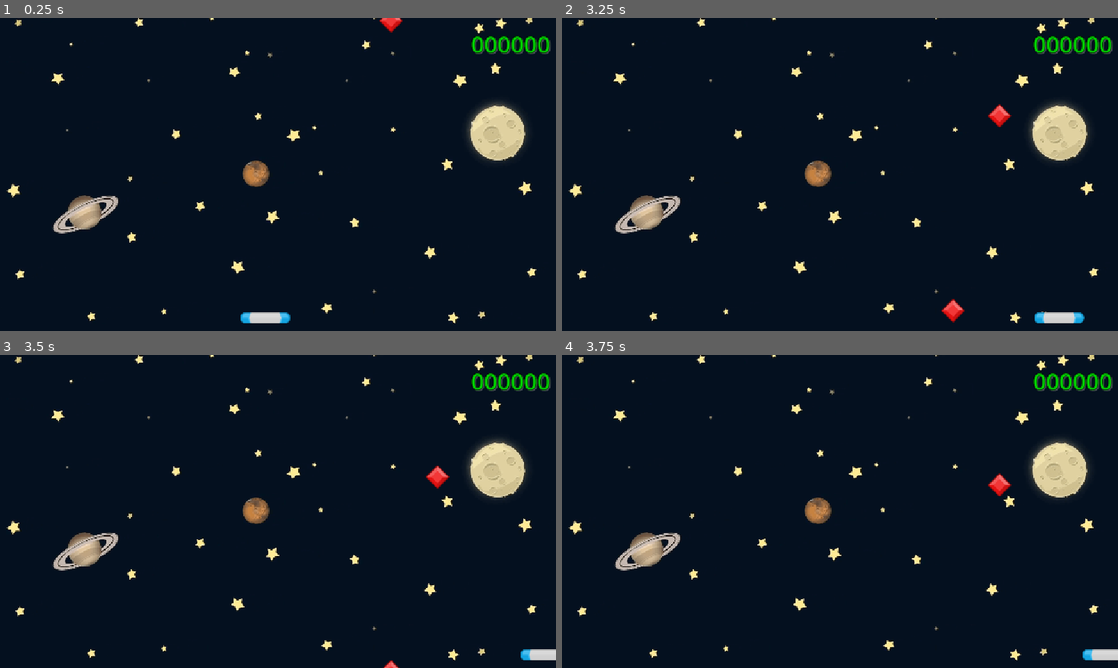
Above: before the commit, frames 1-4 (two rows, left to right).
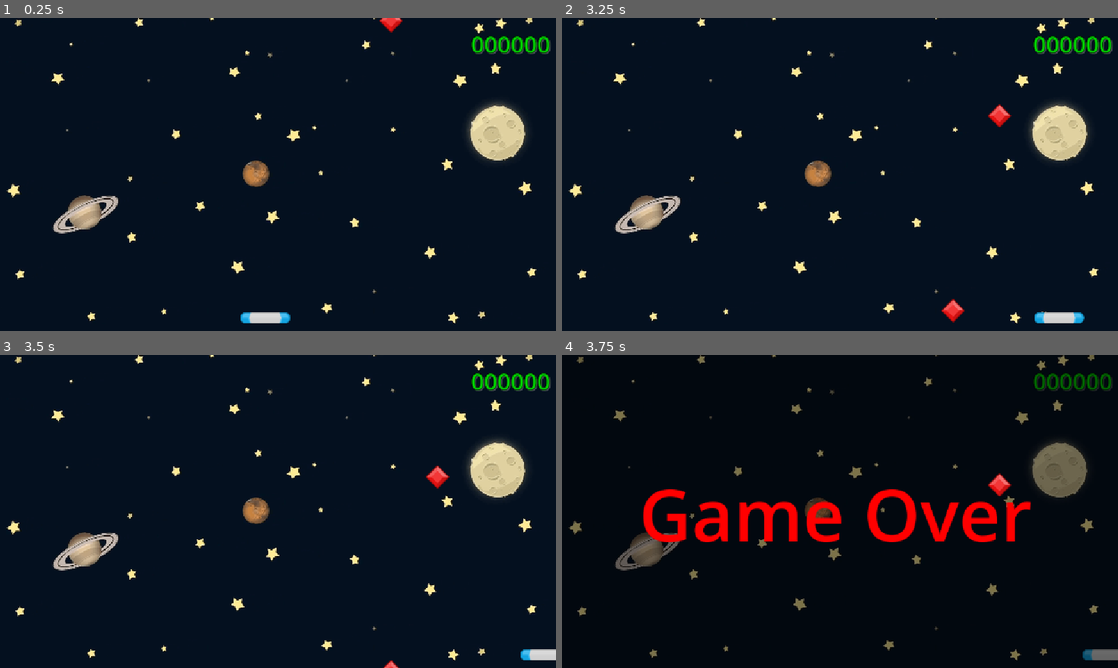
Above: after the commit, the same moments.

Repository: lironexex/gem-catcher
Game: Godot game, scene res://Scenes/Game/Game.tscn
Two runs of this game, one before a commit and one after it. Both use one fixed random seed, a clock stepped at 60 frames per second and the inputs below.
Inputs:
- Up to frame 1 (0.25 s): no input
- Up to frame 2 (3.25 s): hold Right (move_right) 0.53-1.28 s; hold Left (move_left) 1.28-2.03 s; hold Right (move_right) from 2.03 s (still down)
- Up to frame 3 (3.5 s): keep holding Right (move_right)
- Up to frame 4 (3.75 s): release Right (move_right) at 3.53 s; hold Left (move_left) from 3.53 s (still down)

Frames 1-3 are identical in both runs. In frame 4, 8.5% of the frame differs, in the area x 1-100%, y 0-98%.

Commit message:
Added Game over screen

Diff:
--- a/Scenes/Game/Game.tscn
+++ b/Scenes/Game/Game.tscn
@@ -45,5 +45,24 @@
 theme_override_font_sizes/font_size = 48
 text = "000000"
 
+[node name="DarkOverlay" type="ColorRect" parent="."]
+visible = false
+offset_left = -110.0
+offset_top = -46.0
+offset_right = 1198.0
+offset_bottom = 678.0
+color = Color(0, 0, 0, 0.513726)
+
+[node name="GameOverLabel" type="Label" parent="."]
+visible = false
+offset_left = 159.0
+offset_top = 224.0
+offset_right = 973.0
+offset_bottom = 429.0
+theme_override_colors/font_color = Color(1, 0, 0, 1)
+theme_override_font_sizes/font_size = 150
+text = "Game Over"
+horizontal_alignment = 1
+
 [connection signal="area_entered" from="Paddle" to="." method="_on_paddle_area_entered"]
 [connection signal="timeout" from="SpawnTimer" to="." method="_on_timer_timeout"]
--- a/Scenes/Game/game.gd
+++ b/Scenes/Game/game.gd
@@ -11,6 +11,8 @@
 @onready var score_sound: AudioStreamPlayer2D = $ScoreSound
 @onready var sound: AudioStreamPlayer = $Sound
 @onready var score_label: Label = $ScoreLabel
+@onready var dark_overlay: ColorRect = $DarkOverlay
+@onready var game_over_label: Label = $GameOverLabel
 
 var _score: int = 0
 
@@ -54,6 +56,8 @@
 func _on_gem_off_screen() -> void:
 	stop_all()
 	print("Game:: _on_gem_off_screen Game Over")
+	dark_overlay.visible = true
+	game_over_label.visible = true
 
 func _on_paddle_area_entered(area: Area2D) -> void:
 	_score += 1
--- a/Scenes/Gem/gem.gd
+++ b/Scenes/Gem/gem.gd
@@ -6,6 +6,8 @@
 var END_OF_SCREEN_Y: float
 
 signal gem_off_screen
+
+static var gem_count: int = 0
 
 func _init() -> void:
 	print("Gem:: _init")
@@ -16,6 +18,8 @@
 # Called when the node enters the scene tree for the first time.
 func _ready() -> void:
 	print("Gem:: _ready")
+	gem_count += 1
+	print("gem_count = ", gem_count)
 	END_OF_SCREEN_Y = get_viewport_rect().end.y
 	pass # Replace with function body.
 
